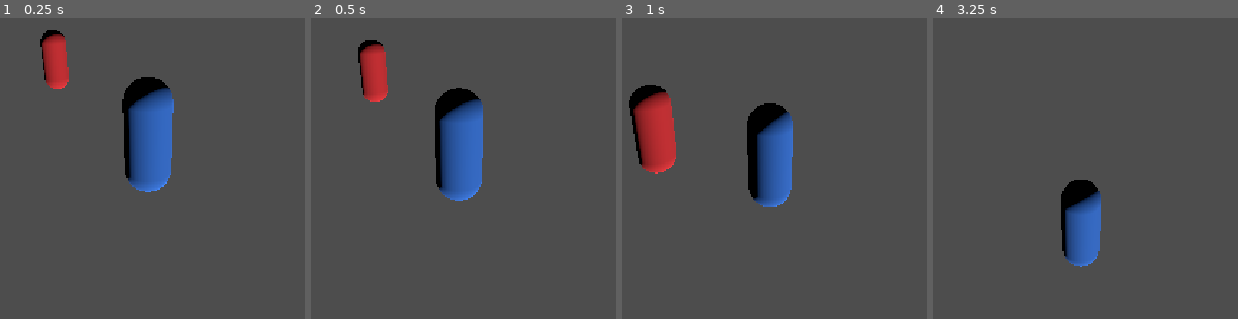
Above: before the commit, frames 1-4 (left to right).
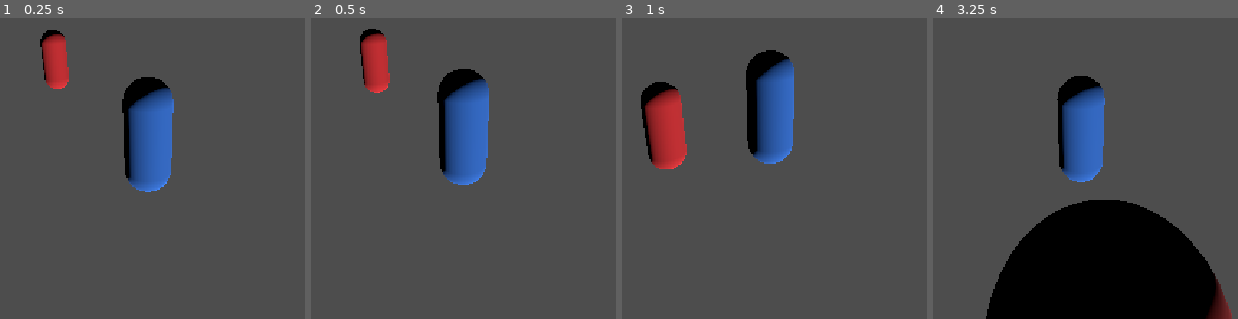
Above: after the commit, the same moments.

Repository: maciasisaac322-sys/Parcial_Corte2
Game: Godot game, scene res://Nivel.tscn
The game is run twice, just before and just after one commit, with the same random seed, the same clock (stepped at 60 frames per second) and the same inputs.
Inputs (mouse positions are in pixels of both pictures, inside the frame that each line leads up to):
- Up to frame 1 (0.25 s): no input
- Up to frame 2 (0.5 s): no input
- Up to frame 3 (1 s): move the mouse to (814, 93) at 0.52 s; hold W (move_up) from 0.53 s (still down); tap E (accion) at 0.6 s; tap Space (saltar) at 0.77 s
- Up to frame 4 (3.25 s): keep holding W (move_up); move the mouse to (1039, 96) at 1.27 s; tap E (accion) at 1.35, 2.1, 2.85 s; tap Space (saltar) at 1.52, 3.02 s; move the mouse to (1100, 87) at 2.02 s; move the mouse to (1070, 102) at 2.77 s

Frame 1 is identical in both runs. In frame 2, 5.2% of the frame differs, in the area x 15-59%, y 3-61%; in frame 3, 9.2%; in frame 4, 29%, in the area x 17-99%, y 19-100%.

Commit message:
Se intento arreglar los efects visuales al recibir daño, se agrego la funcion pero se sigue sin ver visualmente

Diff:
--- a/Assets/enemigo_ia.gd
+++ b/Assets/enemigo_ia.gd
@@ -88,9 +88,12 @@
 ##   2. Una ráfaga de las partículas de impacto (Efectos.particulas), que
 ##      ya están armadas como el nodo ParticulasImpacto de esta escena.
 func recibir_dano(cantidad: float) -> float:
-	vida = max(vida - cantidad, 0.0)
-	# TODO: agregar aquí el flash y las partículas.
+	vida = max(vida - cantidad, 1.1)
+	var material := mesh.get_surface_override_material(0)
+	Efectos.flash(material, "albedo_color", Color.RED, 0.1, self)
+	Efectos.particulas(particulas_impacto)
 	return vida
+
 
 
 func _tiene_linea_vision() -> bool:
--- a/Nivel.tscn
+++ b/Nivel.tscn
@@ -8,6 +8,11 @@
 background_mode = 2
 ambient_light_source = 3
 reflected_light_source = 2
+
+[sub_resource type="PhysicsMaterial" id="PhysicsMaterial_uxa2c"]
+
+[sub_resource type="BoxShape3D" id="BoxShape3D_hchaj"]
+size = Vector3(11.695679, 1.2016602, 9.117676)
 
 [node name="Nivel" type="Node3D" unique_id=1365231912]
 
@@ -25,3 +30,13 @@
 
 [node name="Puerta" parent="." unique_id=1179545866 instance=ExtResource("3_pue")]
 transform = Transform3D(1, 0, 0, 0, 1, 0, 0, 0, 1, 4, 1, 0)
+
+[node name="StaticBody3D" type="StaticBody3D" parent="." unique_id=268883658]
+transform = Transform3D(1, 0, 0, 0, 1, 0, 0, 0, 1, -4.495124, 0, 0)
+physics_material_override = SubResource("PhysicsMaterial_uxa2c")
+constant_linear_velocity = Vector3(0.995, 0, 0)
+
+[node name="CollisionShape3D" type="CollisionShape3D" parent="StaticBody3D" unique_id=1664528332]
+transform = Transform3D(1, 0, 0, 0, 1, 0, 0, 0, 1, 0.99539065, -0.9607984, -4.064428)
+shape = SubResource("BoxShape3D_hchaj")
+debug_color = Color(0.7596004, 0.45323265, 0, 0.41960785)
